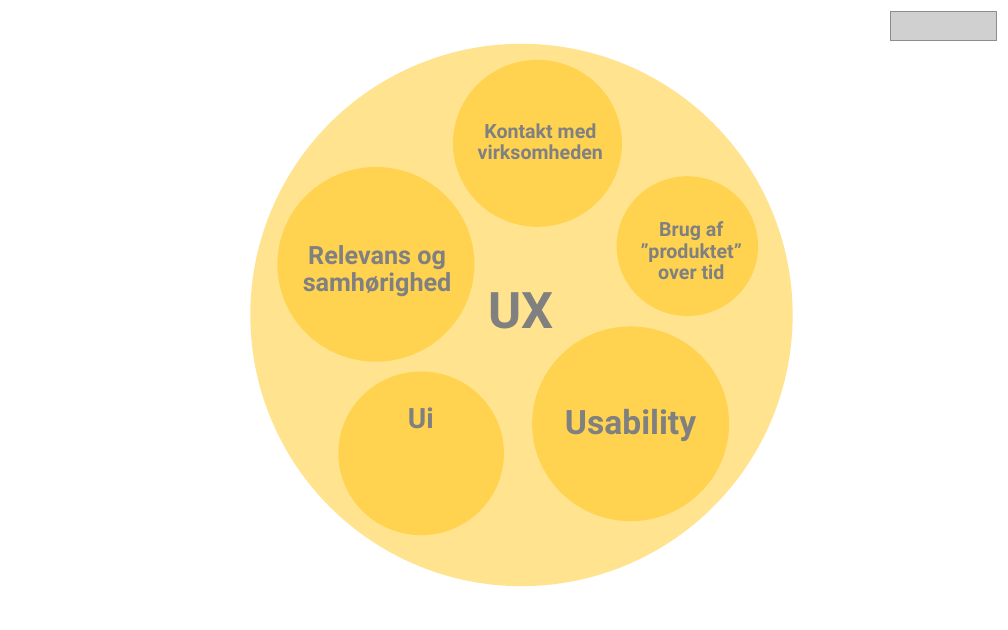
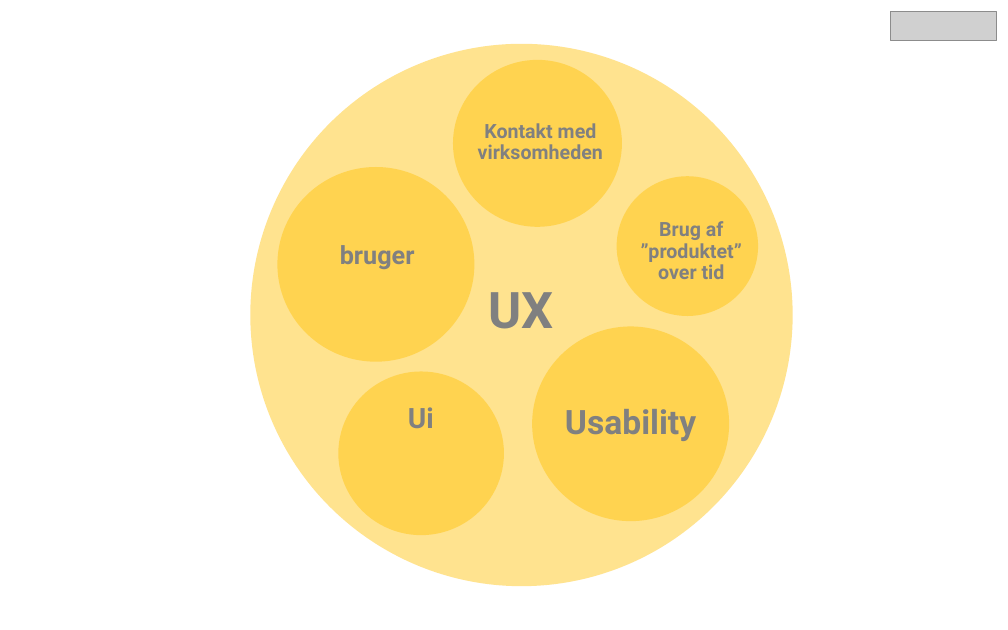
Before and after one commit to xiaoleibi/DMU26, a slide deck: slide 3 of UX valgfag2026.pptx (slide 5 before the commit). Drawn at 1008x630 pixels with LibreOffice and Linux fonts; fonts in the diff are those of the drawing; grey boxes stand for pictures. Boxes give left, top, right and bottom in pixels: in the first picture for what was removed or moved away, otherwise in the second. Text is boxed around its words. In the diff, an @@ line names an element or a change of style, - is before the commit and + after.

```diff
--- a/UX valgfag2026.pptx
+++ b/UX valgfag2026.pptx
@@ text at box(340, 245, 415, 269): text changed @@
-Relevans og samhørighed
+bruger
```
Also in this commit, not shown: 3 other slides changed, 1 slide added, 13 slides removed.
